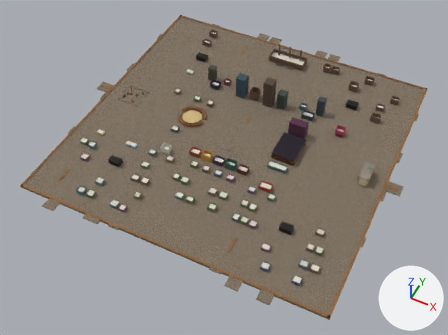
Before and after pictures for a commit that changed the glTF model swamp-city-assets/city-a.glb.
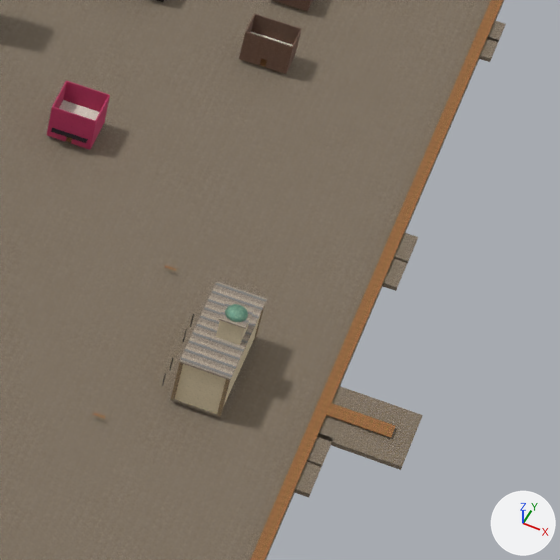
Old and new are each drawn whole from a 50 mm camera at (260.0, -547.0, 625.0) aimed at (2.0, -30.0, -21.0) and again close up on the part from 73% to 96% of the width and 33% to 64% of the height. Arrows for +X, +Y and +Z are at lower right; the lights stay in place. The older version's two pictures come first. Vertices at exactly the same position are counted once.

In view in the first close-up: 'city-a'.
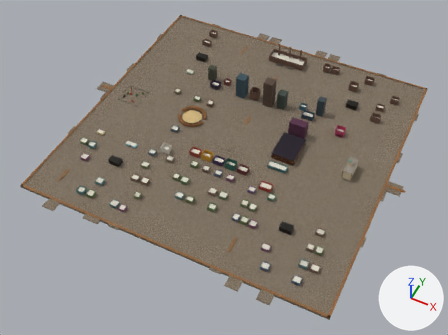
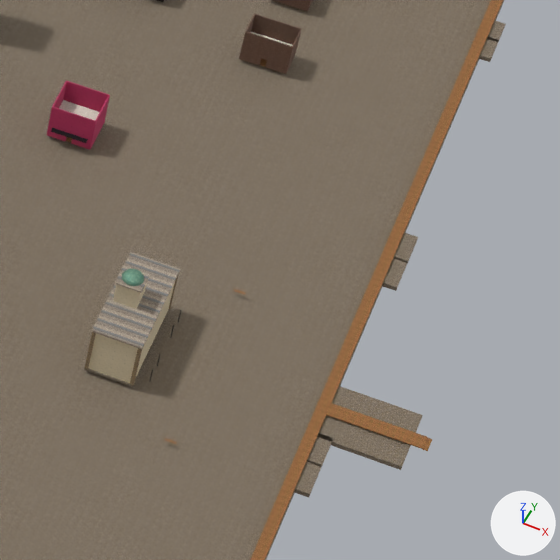
The edits, one by one:
me_city_a is used by ob_city_a; location (0.0, 0.0, 0.0).
me_city_a had 5910 vertices, 10796 faces and spanned x -236.0..236.0, y -210.0..250.0, z -4.0..42.0.
me_city_a now has 5922 vertices, 10820 faces and spans x -236.0..240.0, y -210.0..250.0, z -4.0..42.0.
me_city_a part 1: the loose piece of 8 vertices spanning x 180.0..192.0, y 6.0..34.0, z 0.0..1.0 is moved by (-22.0, 0.0, 0.0).
me_city_a part 2: a new loose piece, a box spanning x 238.8..240.0, y 18.0..22.0, z 0.0..0.2, in mat_boardwalk (picture img_planks_jpg).
me_city_a part 3: the loose piece of 8 vertices spanning x 180.0..192.0, y 6.0..34.0, z 1.0..14.0 is moved by (-22.0, 0.0, 0.0).
me_city_a part 4: the loose piece of 8 vertices spanning x 185.0..191.0, y 17.0..23.0, z 15.0..21.0 is moved by (-26.0, 0.0, 0.0).
me_city_a part 5: the loose piece of 8 vertices spanning x 180.0..181.0, y 33.0..34.0, z 1.0..14.0 is moved by (-10.0, 0.0, 0.0).
me_city_a part 6: the loose piece of 8 vertices spanning x 191.0..192.0, y 33.0..34.0, z 1.0..14.0 is moved by (-34.0, 0.0, 0.0).
me_city_a part 7: the loose piece of 8 vertices spanning x 180.0..181.0, y 6.0..7.0, z 1.0..14.0 is moved by (-10.0, 0.0, 0.0).
me_city_a part 8: the loose piece of 8 vertices spanning x 191.0..192.0, y 6.0..7.0, z 1.0..14.0 is moved by (-34.0, 0.0, 0.0).
me_city_a part 9: the loose piece of 8 vertices spanning x 180.0..192.0, y 6.0..34.0, z 14.0..15.0 is moved by (-22.0, 0.0, 0.0).
me_city_a part 10: the loose piece of 8 vertices spanning x 185.0..191.0, y 17.0..23.0, z 21.0 is moved by (-26.0, 0.0, 0.0).
me_city_a part 11: the loose piece of 288 vertices spanning x 185.0..191.0, y 17.0..23.0, z 20.0..23.0 is moved by (-26.0, 0.0, 0.0).
me_city_a part 12: the loose piece of 8 vertices spanning x 164.0..168.0, y 47.0, z 0.0..1.0 is moved by (18.0, 0.0, 0.0).
me_city_a part 13: the loose piece of 8 vertices spanning x 164.0..168.0, y -7.0, z 0.0..1.0 is moved by (18.0, 0.0, 0.0).
me_city_a part 14: 4 vertices added at x 239.0, y 18.0..22.0, z 0.0.
Other edits to the shape of me_city_a do not show in these pictures.

Changed parts and their boxes (x1, y1, x2, y2) in the close-ups (560 x 560 px; the box of a moved part takes in the faces that stretch with it):
part 1 of me_city_a, moved or reshaped
    before: (170, 339, 256, 418)
    after: (84, 308, 171, 387)
part 2 of me_city_a, added
    after: (423, 437, 432, 451)
part 3 of me_city_a, moved or reshaped
    before: (175, 314, 261, 414)
    after: (88, 282, 175, 383)
part 4 of me_city_a, moved or reshaped
    before: (216, 320, 249, 345)
    after: (113, 283, 147, 309)
part 5 of me_city_a, moved or reshaped (not visible before)
    after: (169, 276, 178, 310)
part 6 of me_city_a, moved or reshaped (not visible afterwards)
    before: (254, 305, 265, 339)
part 7 of me_city_a, moved or reshaped
    before: (171, 363, 183, 399)
    after: (130, 348, 142, 385)
part 8 of me_city_a, moved or reshaped
    before: (217, 379, 230, 416)
    after: (84, 332, 96, 369)
part 9 of me_city_a, moved or reshaped
    before: (179, 282, 267, 380)
    after: (91, 252, 180, 349)
part 10 of me_city_a, moved or reshaped
    before: (218, 300, 254, 329)
    after: (115, 264, 151, 293)
part 11 of me_city_a, moved or reshaped
    before: (225, 304, 248, 322)
    after: (122, 269, 144, 286)
part 12 of me_city_a, moved or reshaped
    before: (165, 265, 177, 271)
    after: (234, 289, 246, 295)
part 13 of me_city_a, moved or reshaped
    before: (93, 412, 106, 419)
    after: (164, 438, 177, 444)
part 14 of me_city_a, added (brown)
    after: (391, 426, 427, 449)
